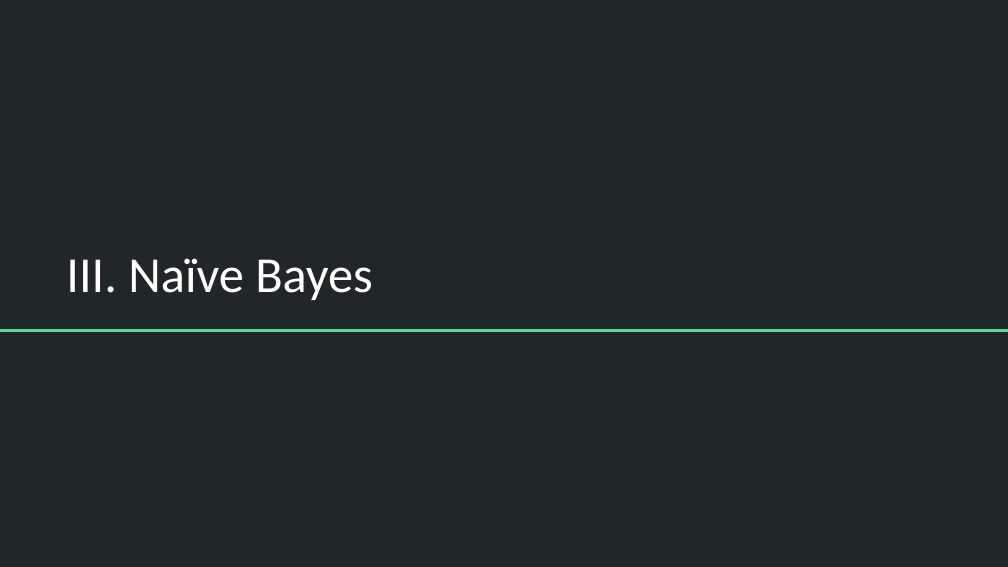
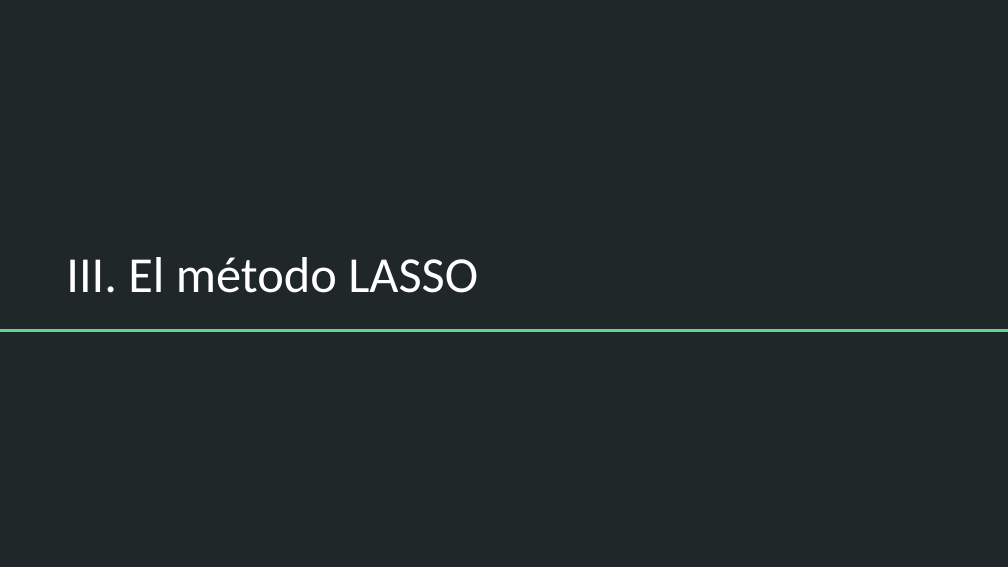
Before and after one commit to DCSCyHD/2023_modulo_3, a slide deck: slide 12 of clase5/teorica_5.pptx (slide 18 before the commit). Drawn at 1008x567 pixels with LibreOffice and Linux fonts; fonts in the diff are those of the drawing. Boxes give left, top, right and bottom in pixels: in the first picture for what was removed or moved away, otherwise in the second. Text is boxed around its words. In the diff, an @@ line names an element or a change of style, - is before the commit and + after.

```diff
--- a/clase5/teorica_5.pptx
+++ b/clase5/teorica_5.pptx
@@ title at (66,257,478,293): text changed @@
-III. Naïve Bayes
+III. El método LASSO
```
Also in this commit, not shown: 6 other slides changed, 9 slides added, 17 slides removed, 6 other files.
